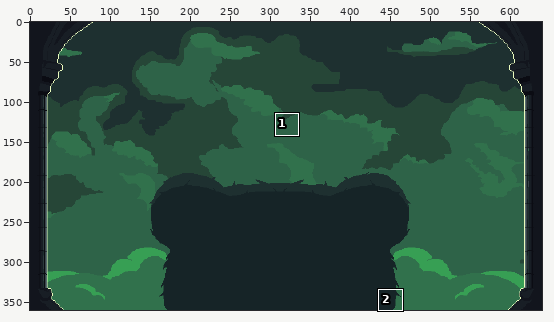
Pixel-art file: Personal_Roberto/ASEPRITE/5. Menú/Inicio.aseprite. The first picture is a wide view before the edit; the outline marks the close-up.
Close-up. The starting point:
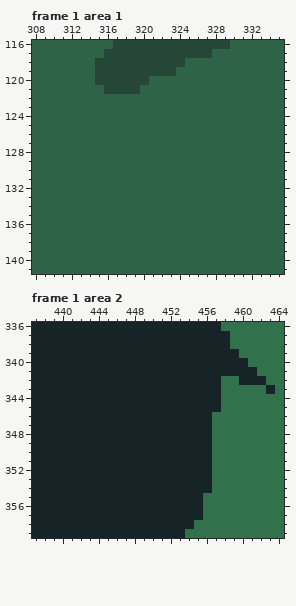
640x360 pixels, 2 frames. Colours within 5 levels of each other are drawn and written as one. Shown: frame 1 area 1: x 308..335, y 116..141; frame 1 area 2: x 437..464, y 336..359. The commit also changed other frames or places, which this record leaves out.
The result:
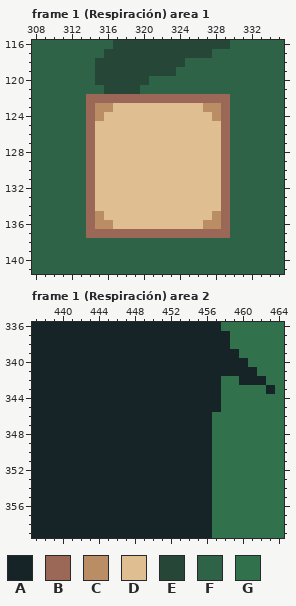
Palette (. is transparent): A #162427  B #9b6757  C #bb8d64  D #dfbf92  E #264637  F #2e6348  G #31714c
The exact change:
layer "Fondo" added
layer "Oso" added
layer "BOTONES" added
layer "Layer 1" removed
Frame 1 (Respiración) area 1, layer "BOTONES":
y 122: x 314..329 FFFFFFFFFFFFFFFF -> BBBBBBBBBBBBBBBB
y 123: x 314..329 FFFFFFFFFFFFFFFF -> BCCDDDDDDDDDDCCB
y 124: x 314..329 FFFFFFFFFFFFFFFF -> BCDDDDDDDDDDDDCB
y 125..134: x 314..329 FFFFFFFFFFFFFFFF -> BDDDDDDDDDDDDDDB
y 135: x 314..329 FFFFFFFFFFFFFFFF -> BCDDDDDDDDDDDDCB
y 136: x 314..329 FFFFFFFFFFFFFFFF -> BCCDDDDDDDDDDCCB
y 137: x 314..329 FFFFFFFFFFFFFFFF -> BBBBBBBBBBBBBBBB
Frame 1 (Respiración) area 2, layer "Oso":
y 355..357: x 456 G -> A
y 358: x 455..456 GG -> AA
y 359: x 454..456 GGG -> AAA
Pixel boxes of the changes (left, top, right, bottom) in both close-ups:
changed: (86, 94, 230, 238)
changed: (185, 493, 212, 538)
